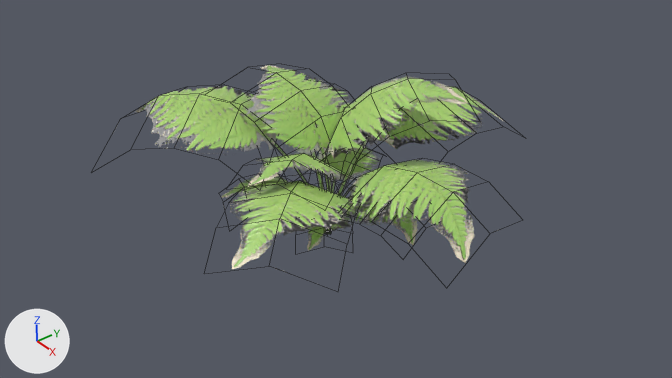
Renders of the Blender file Environment/FernPlant/FernPlant.blend from each side of a commit.
The view is the same before and after, from the file's camera 'Camera'. Arrows for +X, +Y and +Z are at lower left; the lights stay in place. Mesh edges are drawn as thin lines.
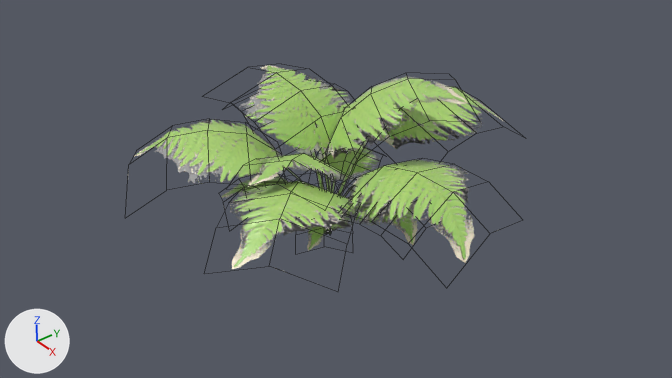
What differs and where, as boxes (x1, y1, x2, y2) in the pictures (672 x 378 px; the box of a moved part takes in the faces that stretch with it):
'Plane.003', reshaped: before (113, 65, 504, 274); after (128, 65, 504, 274)
part 1 of me_plane_004, moved or reshaped: before (113, 85, 307, 183); after (128, 119, 301, 184)

The edits, one by one:
me_plane_004 is used by ob_plane_003; location (0.0, 0.0, 0.0); rotation (1.571, 0.0, 2.28), in degrees (90, 0, 131); scale (0.194, 1.08, 1.08).
me_plane_004 had 276 vertices, 132 faces and spanned x -34.4..39.8, y -0.2..6.1, z -8.0..7.1.
me_plane_004 now has 276 vertices, 132 faces and spans x -34.4..39.8, y -0.2..6.1, z -7.5..7.1.
me_plane_004 part 1: 23 of 276 vertices moved; they spanned x -12.2..17.9, y -0.2..5.0, z -8.0..0.0 and now span x -22.7..12.1, y -0.2..4.3, z -7.5..0.1; mean shift (-5.6, -0.5, 0.6); largest move (17.9, 2.9, -8.0) -> (2.2, 2.5, -7.5).
